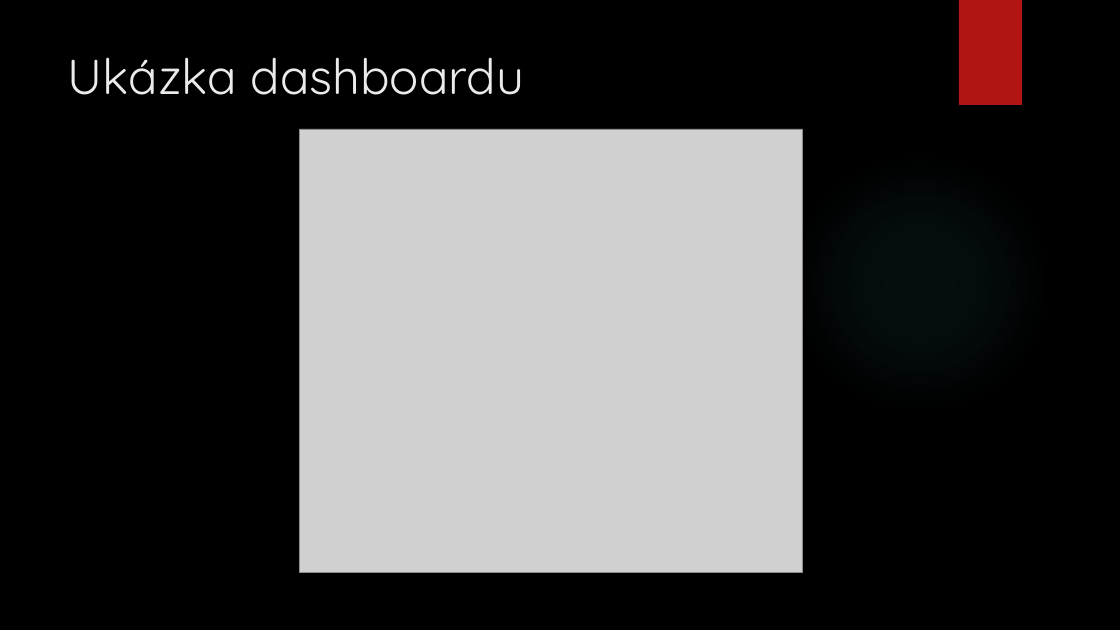
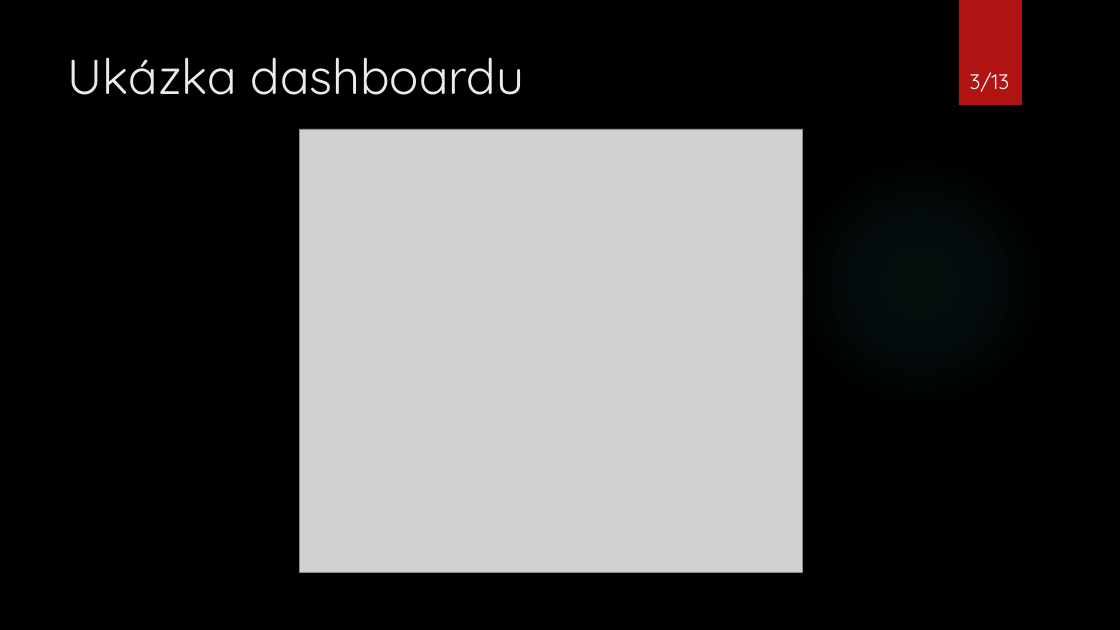
Before and after one commit to topiker/skola, a slide deck: slide 3 of DMB2/Webové dashboard technologie.pptx. Drawn at 1120x630 pixels with LibreOffice and Linux fonts; fonts in the diff are those of the drawing; grey boxes stand for pictures; background and template pictures are left out. Boxes give left, top, right and bottom in pixels: in the first picture for what was removed or moved away, otherwise in the second. Text is boxed around its words. In the diff, an @@ line names an element or a change of style, - is before the commit and + after.

```diff
--- a/DMB2/Webové dashboard technologie.pptx
+++ b/DMB2/Webové dashboard technologie.pptx
@@ text added at (970,72,1010,92), 18 pt, text #FFFFFF @@
+3/13
```
Also in this commit, not shown: 11 other slides changed, 1 slide added, 5 other files.
